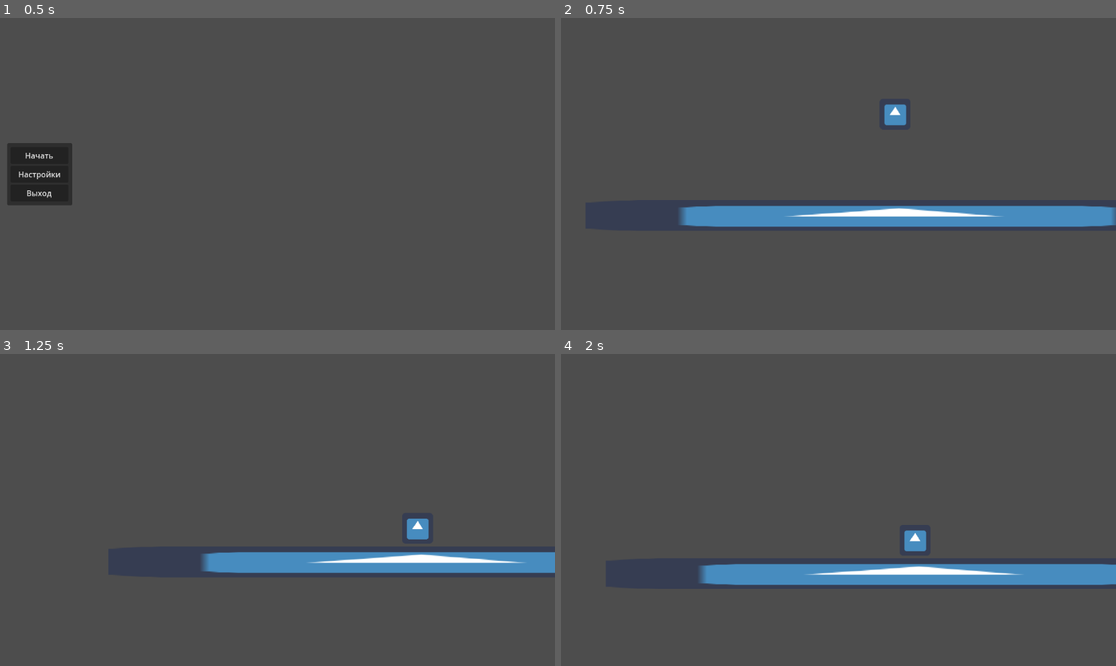
Above: before the commit, frames 1-4 (two rows, left to right).
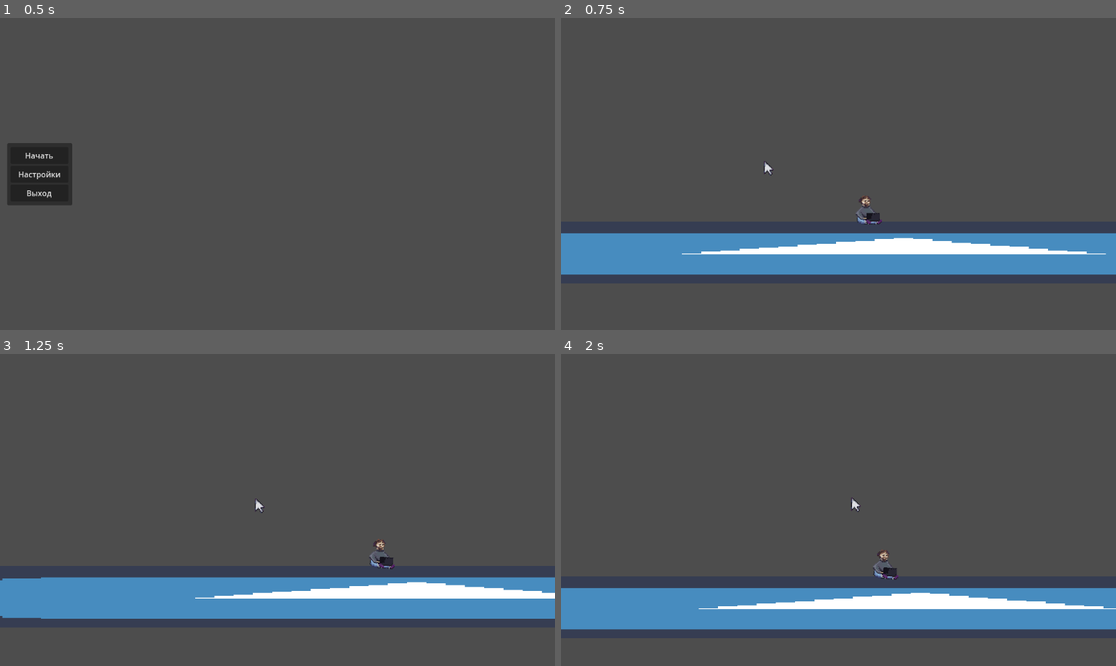
Above: after the commit, the same moments.

Repository: EGOPOS/Rule-Jam
Game: Godot game, scene res://game/userInterface/main_menu.tscn
The game is run twice, just before and just after one commit, with the same random seed, the same clock (stepped at 60 frames per second) and the same inputs. The engine's default icon, where the game draws it, is replaced by a stand-in: a white triangle on a blue panel in a dark square.
Inputs (mouse positions are in pixels of both pictures, inside the frame that each line leads up to):
- Up to frame 1 (0.5 s): no input
- Up to frame 2 (0.75 s): click "Начать" at 0.5 s
- Up to frame 3 (1.25 s): no input
- Up to frame 4 (2 s): move the mouse to (960, 494) at 1.27 s; press the mouse at (960, 494) at 1.28 s

Frame 1 is identical in both runs. In frame 2, 19% of the frame differs, in the area x 0-100%, y 27-83%; in frame 3, 18%; in frame 4, 19%.

Commit message:
fisash graphics and other

Diff:
--- a/game/cursor.tscn
+++ /dev/null
@@ -1,46 +0,0 @@
-[gd_scene load_steps=8 format=3 uid="uid://cmheqedjkgxtw"]
-
-[ext_resource type="Script" path="res://game/cursor/cursor.gd" id="1_dhaxj"]
-
-[sub_resource type="CircleShape2D" id="CircleShape2D_lwswd"]
-
-[sub_resource type="CircleShape2D" id="CircleShape2D_n1rah"]
-radius = 9.0
-
-[sub_resource type="Animation" id="Animation_jdaap"]
-resource_name = "catch"
-
-[sub_resource type="Animation" id="Animation_4gw5f"]
-resource_name = "idle"
-
-[sub_resource type="Animation" id="Animation_chxmg"]
-resource_name = "ready_to_catch"
-
-[sub_resource type="AnimationLibrary" id="AnimationLibrary_rl53h"]
-_data = {
-"catch": SubResource("Animation_jdaap"),
-"idle": SubResource("Animation_4gw5f"),
-"ready_to_catch": SubResource("Animation_chxmg")
-}
-
-[node name="Cursor" type="CharacterBody2D"]
-collision_layer = 2
-collision_mask = 3
-script = ExtResource("1_dhaxj")
-speed = 400.0
-
-[node name="CollisionShape2D" type="CollisionShape2D" parent="."]
-shape = SubResource("CircleShape2D_lwswd")
-
-[node name="GrabArea2D" type="Area2D" parent="."]
-collision_layer = 4
-collision_mask = 4
-
-[node name="CollisionShape2D" type="CollisionShape2D" parent="GrabArea2D"]
-position = Vector2(7, -7)
-shape = SubResource("CircleShape2D_n1rah")
-
-[node name="AnimationPlayer" type="AnimationPlayer" parent="."]
-libraries = {
-"": SubResource("AnimationLibrary_rl53h")
-}
--- a/game/cursor/cursor.gd
+++ b/game/cursor/cursor.gd
@@ -8,34 +8,56 @@
 @onready var grab_area = $GrabArea2D
 var object_to_grab: RigidBody2D
 
+@onready var animation_player = $AnimationPlayer
+
 func _ready():
 	grab_area.body_entered.connect(on_grab_enterd)
 	grab_area.body_exited.connect(on_grab_exited)
+	if grab_area.get_overlapping_bodies().size():
+		object_to_grab = grab_area.get_overlapping_bodies().size()[0]
 
 func on_grab_enterd(body):
 	object_to_grab = body
 
 func on_grab_exited(body):
 	await get_tree().physics_frame
-	object_to_grab.freeze = false
-	object_to_grab.sleeping = false
+	if object_to_grab:
+		ungrab()
 	object_to_grab = null
 
-
-func _process(delta):
-	#global_position = global_position.lerp(get_global_mouse_position(), delta * speed)
+func _physics_process(delta):
 	var target_delta = get_global_mouse_position() - global_position
 	var direction = target_delta.normalized()
 	velocity = direction * delta * speed * target_delta.length()
 	move_and_slide()
 
-	if not object_to_grab: return
+	if not object_to_grab:
+		animation_player.play("idle")
+		return
 
 	if Input.is_action_just_pressed("grab"):
-		object_to_grab.freeze = true
+		grab()
 
 	if Input.is_action_pressed("grab"):
-		object_to_grab.global_position = object_to_grab.global_position.lerp(global_position, delta * grabbing_speed)
+		#object_to_grab.global_position += direction * delta * grabbing_speed * target_delta.length()
+		object_to_grab.linear_velocity = direction * delta * grabbing_speed * target_delta.length()
+		animation_player.play("catch")
+		grab()
+	else:
+		animation_player.play("ready_to_catch")
 
 	if Input.is_action_just_released("grab"):
-		object_to_grab.freeze = false
+		ungrab()
+
+func grab():
+	object_to_grab.gravity_scale = 0
+	#object_to_grab.freeze = true
+	if object_to_grab is Geek:
+		object_to_grab.hand(global_position)
+
+func ungrab():
+	object_to_grab.gravity_scale = 1
+	object_to_grab.freeze = false
+	object_to_grab.sleeping = false
+	if object_to_grab is Geek:
+		object_to_grab.sit()
--- /dev/null
+++ b/game/cursor/cursor.tscn
@@ -0,0 +1,107 @@
+[gd_scene load_steps=10 format=3 uid="uid://cmheqedjkgxtw"]
+
+[ext_resource type="Script" path="res://game/cursor/cursor.gd" id="1_a30u1"]
+[ext_resource type="Texture2D" uid="uid://dymufetmmp5wy" path="res://assets/cursor.png" id="2_8wn0t"]
+
+[sub_resource type="CircleShape2D" id="CircleShape2D_lwswd"]
+
+[sub_resource type="CircleShape2D" id="CircleShape2D_n1rah"]
+radius = 9.0
+
+[sub_resource type="Animation" id="Animation_fymf2"]
+length = 0.001
+tracks/0/type = "value"
+tracks/0/imported = false
+tracks/0/enabled = true
+tracks/0/path = NodePath("Sprite2D:frame")
+tracks/0/interp = 1
+tracks/0/loop_wrap = true
+tracks/0/keys = {
+"times": PackedFloat32Array(0),
+"transitions": PackedFloat32Array(1),
+"update": 1,
+"values": [1]
+}
+
+[sub_resource type="Animation" id="Animation_jdaap"]
+resource_name = "catch"
+tracks/0/type = "value"
+tracks/0/imported = false
+tracks/0/enabled = true
+tracks/0/path = NodePath("Sprite2D:frame")
+tracks/0/interp = 1
+tracks/0/loop_wrap = true
+tracks/0/keys = {
+"times": PackedFloat32Array(0),
+"transitions": PackedFloat32Array(1),
+"update": 1,
+"values": [2]
+}
+
+[sub_resource type="Animation" id="Animation_4gw5f"]
+resource_name = "idle"
+tracks/0/type = "value"
+tracks/0/imported = false
+tracks/0/enabled = true
+tracks/0/path = NodePath("Sprite2D:frame")
+tracks/0/interp = 1
+tracks/0/loop_wrap = true
+tracks/0/keys = {
+"times": PackedFloat32Array(0),
+"transitions": PackedFloat32Array(1),
+"update": 1,
+"values": [0]
+}
+
+[sub_resource type="Animation" id="Animation_chxmg"]
+resource_name = "ready_to_catch"
+tracks/0/type = "value"
+tracks/0/imported = false
+tracks/0/enabled = true
+tracks/0/path = NodePath("Sprite2D:frame")
+tracks/0/interp = 1
+tracks/0/loop_wrap = true
+tracks/0/keys = {
+"times": PackedFloat32Array(0),
+"transitions": PackedFloat32Array(1),
+"update": 1,
+"values": [1]
+}
+
+[sub_resource type="AnimationLibrary" id="AnimationLibrary_rl53h"]
+_data = {
+"RESET": SubResource("Animation_fymf2"),
+"catch": SubResource("Animation_jdaap"),
+"idle": SubResource("Animation_4gw5f"),
+"ready_to_catch": SubResource("Animation_chxmg")
+}
+
+[node name="Cursor" type="CharacterBody2D"]
+collision_layer = 2
+collision_mask = 3
+script = ExtResource("1_a30u1")
+speed = 400.0
+grabbing_speed = 400.0
+
+[node name="CollisionShape2D" type="CollisionShape2D" parent="."]
+shape = SubResource("CircleShape2D_lwswd")
+
+[node name="GrabArea2D" type="Area2D" parent="."]
+collision_layer = 4
+collision_mask = 4
+
+[node name="CollisionShape2D" type="CollisionShape2D" parent="GrabArea2D"]
+position = Vector2(-4, -3)
+shape = SubResource("CircleShape2D_n1rah")
+
+[node name="Sprite2D" type="Sprite2D" parent="."]
+z_index = 1
+texture_filter = 1
+texture = ExtResource("2_8wn0t")
+hframes = 3
+frame = 1
+
+[node name="AnimationPlayer" type="AnimationPlayer" parent="."]
+libraries = {
+"": SubResource("AnimationLibrary_rl53h")
+}
--- /dev/null
+++ b/game/geek/geek.gd
@@ -0,0 +1,26 @@
+class_name Geek extends RigidBody2D
+
+@onready var animation_player = $AnimationPlayer
+@onready var sprite = $Sprite2D
+@onready var sitting_collision = $SittingCollisionShape2D
+@onready var handing_collision = $HandingCollisionShape2D2
+@onready var marker = $Marker2D
+
+func _ready():
+	animation_player.play("sitting")
+
+func hand(cursor_position):
+	#sprite.position = lerp(sprite.position, sprite.to_local(cursor_position), get_physics_process_delta_time() * 8.0)
+	#sitting_collision.position = lerp(sitting_collision.position, sprite.to_local(cursor_position), get_physics_process_delta_time() * 8.0)
+	#handing_collision.position = lerp(handing_collision.position, sprite.to_local(cursor_position), get_physics_process_delta_time() * 8.0)
+	#get_tree().create_tween().tween_property(self, "position", -marker.position, 0.3)
+	get_tree().create_tween().tween_property(sprite, "position", -marker.position + sprite.to_local(cursor_position)+Vector2(0, 50), 0.3)
+	get_tree().create_tween().tween_property(sitting_collision, "position", -marker.position + sitting_collision.to_local(cursor_position)+Vector2(0, 50), 0.3)
+	get_tree().create_tween().tween_property(handing_collision, "position", -marker.position + handing_collision.to_local(cursor_position)+Vector2(0, 50), 0.3)
+	animation_player.play("handing")
+
+func sit():
+	get_tree().create_tween().tween_property(sprite, "position", Vector2(), 0.3)
+	get_tree().create_tween().tween_property(sitting_collision, "position", Vector2(-0.5, 11), 0.3)
+	get_tree().create_tween().tween_property(handing_collision, "position", Vector2(-0.5, 0), 0.3)
+	animation_player.play("sitting")
--- /dev/null
+++ b/game/geek/geek.tscn
@@ -0,0 +1,195 @@
+[gd_scene load_steps=9 format=3 uid="uid://cisx3ahfbdwml"]
+
+[ext_resource type="Script" path="res://game/geek/geek.gd" id="1_2g472"]
+[ext_resource type="Texture2D" uid="uid://enojkc40ecrx" path="res://assets/geek.png" id="2_1te80"]
+
+[sub_resource type="Animation" id="Animation_suhcx"]
+length = 0.001
+tracks/0/type = "value"
+tracks/0/imported = false
+tracks/0/enabled = true
+tracks/0/path = NodePath("Sprite2D:frame")
+tracks/0/interp = 1
+tracks/0/loop_wrap = true
+tracks/0/keys = {
+"times": PackedFloat32Array(0),
+"transitions": PackedFloat32Array(1),
+"update": 1,
+"values": [4]
+}
+tracks/1/type = "value"
+tracks/1/imported = false
+tracks/1/enabled = true
+tracks/1/path = NodePath("SittingCollisionShape2D:disabled")
+tracks/1/interp = 1
+tracks/1/loop_wrap = true
+tracks/1/keys = {
+"times": PackedFloat32Array(0),
+"transitions": PackedFloat32Array(1),
+"update": 1,
+"values": [false]
+}
+tracks/2/type = "value"
+tracks/2/imported = false
+tracks/2/enabled = true
+tracks/2/path = NodePath("HandingCollisionShape2D2:disabled")
+tracks/2/interp = 1
+tracks/2/loop_wrap = true
+tracks/2/keys = {
+"times": PackedFloat32Array(0),
+"transitions": PackedFloat32Array(1),
+"update": 1,
+"values": [true]
+}
+tracks/3/type = "value"
+tracks/3/imported = false
+tracks/3/enabled = true
+tracks/3/path = NodePath(".:center_of_mass")
+tracks/3/interp = 1
+tracks/3/loop_wrap = true
+tracks/3/keys = {
+"times": PackedFloat32Array(0),
+"transitions": PackedFloat32Array(1),
+"update": 0,
+"values": [Vector2(0, 20)]
+}
+
+[sub_resource type="Animation" id="Animation_c6dqr"]
+resource_name = "handing"
+length = 0.4
+loop_mode = 1
+tracks/0/type = "value"
+tracks/0/imported = false
+tracks/0/enabled = true
+tracks/0/path = NodePath("Sprite2D:frame")
+tracks/0/interp = 1
+tracks/0/loop_wrap = true
+tracks/0/keys = {
+"times": PackedFloat32Array(0, 0.1, 0.2, 0.3),
+"transitions": PackedFloat32Array(1, 1, 1, 1),
+"update": 1,
+"values": [0, 1, 2, 3]
+}
+tracks/1/type = "value"
+tracks/1/imported = false
+tracks/1/enabled = true
+tracks/1/path = NodePath("HandingCollisionShape2D2:disabled")
+tracks/1/interp = 1
+tracks/1/loop_wrap = true
+tracks/1/keys = {
+"times": PackedFloat32Array(0),
+"transitions": PackedFloat32Array(1),
+"update": 1,
+"values": [false]
+}
+tracks/2/type = "value"
+tracks/2/imported = false
+tracks/2/enabled = false
+tracks/2/path = NodePath("SittingCollisionShape2D:disabled")
+tracks/2/interp = 1
+tracks/2/loop_wrap = true
+tracks/2/keys = {
+"times": PackedFloat32Array(0),
+"transitions": PackedFloat32Array(1),
+"update": 1,
+"values": [true]
+}
+
+[sub_resource type="Animation" id="Animation_6klla"]
+resource_name = "sitting"
+length = 0.4
+loop_mode = 1
+tracks/0/type = "value"
+tracks/0/imported = false
+tracks/0/enabled = true
+tracks/0/path = NodePath("Sprite2D:frame")
+tracks/0/interp = 1
+tracks/0/loop_wrap = true
+tracks/0/keys = {
+"times": PackedFloat32Array(0, 0.1, 0.2, 0.3),
+"transitions": PackedFloat32Array(1, 1, 1, 1),
+"update": 1,
+"values": [4, 5, 6, 7]
+}
+tracks/1/type = "value"
+tracks/1/imported = false
+tracks/1/enabled = true
+tracks/1/path = NodePath("SittingCollisionShape2D:disabled")
+tracks/1/interp = 1
+tracks/1/loop_wrap = true
+tracks/1/keys = {
+"times": PackedFloat32Array(0),
+"transitions": PackedFloat32Array(1),
+"update": 1,
+"values": [false]
+}
+tracks/2/type = "value"
+tracks/2/imported = false
+tracks/2/enabled = true
+tracks/2/path = NodePath("HandingCollisionShape2D2:disabled")
+tracks/2/interp = 1
+tracks/2/loop_wrap = true
+tracks/2/keys = {
+"times": PackedFloat32Array(0),
+"transitions": PackedFloat32Array(1),
+"update": 1,
+"values": [true]
+}
+tracks/3/type = "value"
+tracks/3/imported = false
+tracks/3/enabled = true
+tracks/3/path = NodePath(".:center_of_mass")
+tracks/3/interp = 1
+tracks/3/loop_wrap = true
+tracks/3/keys = {
+"times": PackedFloat32Array(0),
+"transitions": PackedFloat32Array(1),
+"update": 0,
+"values": [Vector2(0, 20)]
+}
+
+[sub_resource type="AnimationLibrary" id="AnimationLibrary_dx5lg"]
+_data = {
+"RESET": SubResource("Animation_suhcx"),
+"handing": SubResource("Animation_c6dqr"),
+"sitting": SubResource("Animation_6klla")
+}
+
+[sub_resource type="CircleShape2D" id="CircleShape2D_scmax"]
+radius = 14.5344
+
+[sub_resource type="CapsuleShape2D" id="CapsuleShape2D_vsjpa"]
+radius = 11.5
+height = 50.0
+
+[node name="Geek" type="RigidBody2D"]
+collision_layer = 4
+collision_mask = 5
+mass = 120.0
+center_of_mass_mode = 1
+center_of_mass = Vector2(0, 20)
+freeze_mode = 1
+script = ExtResource("1_2g472")
+
+[node name="Sprite2D" type="Sprite2D" parent="."]
+texture = ExtResource("2_1te80")
+hframes = 8
+frame = 4
+
+[node name="AnimationPlayer" type="AnimationPlayer" parent="."]
+libraries = {
+"": SubResource("AnimationLibrary_dx5lg")
+}
+speed_scale = 0.6
+
+[node name="SittingCollisionShape2D" type="CollisionShape2D" parent="."]
+position = Vector2(-0.5, 11)
+shape = SubResource("CircleShape2D_scmax")
+
+[node name="HandingCollisionShape2D2" type="CollisionShape2D" parent="."]
+position = Vector2(-0.5, 0)
+shape = SubResource("CapsuleShape2D_vsjpa")
+disabled = true
+
+[node name="Marker2D" type="Marker2D" parent="."]
+position = Vector2(0, -15)
--- a/game/levels/base_level.tscn
+++ b/game/levels/base_level.tscn
@@ -1,8 +1,9 @@
-[gd_scene load_steps=4 format=3 uid="uid://vsn5pfn6vssf"]
+[gd_scene load_steps=5 format=3 uid="uid://vsn5pfn6vssf"]
 
-[ext_resource type="PackedScene" uid="uid://cmheqedjkgxtw" path="res://game/cursor.tscn" id="1_bjuea"]
 [ext_resource type="Script" path="res://game/levels/level.gd" id="1_w8uqr"]
 [ext_resource type="Script" path="res://game/levels/level_camera.gd" id="2_s63rc"]
+[ext_resource type="PackedScene" uid="uid://cmheqedjkgxtw" path="res://game/cursor/cursor.tscn" id="2_yjyjy"]
+[ext_resource type="PackedScene" uid="uid://cisx3ahfbdwml" path="res://game/geek/geek.tscn" id="4_8d61n"]
 
 [node name="BaseLevel" type="Node"]
 script = ExtResource("1_w8uqr")
@@ -11,9 +12,12 @@
 
 [node name="WorldEnvironment" type="WorldEnvironment" parent="world"]
 
-[node name="Cursor" parent="world" instance=ExtResource("1_bjuea")]
+[node name="Cursor" parent="world" instance=ExtResource("2_yjyjy")]
 
 [node name="Camera2D" type="Camera2D" parent="world" node_paths=PackedStringArray("cursor")]
+zoom = Vector2(2, 2)
 script = ExtResource("2_s63rc")
 cursor = NodePath("../Cursor")
 smoothing = 2.0
+
+[node name="Geek" parent="world" instance=ExtResource("4_8d61n")]
--- a/game/levels/level_camera.gd
+++ b/game/levels/level_camera.gd
@@ -8,7 +8,7 @@
 func _ready():
 	global_position = cursor.global_position
 
-func _process(delta):
+func _physics_process(delta):
 	if (global_position - cursor.global_position).length() > 20.0:
 		global_position = global_position.lerp(cursor.global_position, delta * (1/smoothing)*10)
 		var new_mouse_position = lerp(get_window().get_mouse_position(), Vector2(get_viewport().size/2), delta * (1/smoothing)*10)
--- a/game/levels/test_level.tscn
+++ b/game/levels/test_level.tscn
@@ -1,13 +1,10 @@
-[gd_scene load_steps=5 format=3 uid="uid://4cuhuc420kla"]
+[gd_scene load_steps=4 format=3 uid="uid://4cuhuc420kla"]
 
 [ext_resource type="PackedScene" uid="uid://vsn5pfn6vssf" path="res://game/levels/base_level.tscn" id="1_q47o5"]
 [ext_resource type="Texture2D" uid="uid://o5norl3r75jn" path="res://icon.png" id="2_0c3qp"]
 
 [sub_resource type="RectangleShape2D" id="RectangleShape2D_471ud"]
 size = Vector2(63.6, 60)
-
-[sub_resource type="CircleShape2D" id="CircleShape2D_0e3bi"]
-radius = 40.0
 
 [node name="TestLevel" instance=ExtResource("1_q47o5")]
 
@@ -22,16 +19,46 @@
 position = Vector2(-0.0499992, 0)
 shape = SubResource("RectangleShape2D_471ud")
 
-[node name="Cursor" parent="world" index="2"]
+[node name="StaticBody2D2" type="StaticBody2D" parent="world" index="2"]
+position = Vector2(561, 29)
+scale = Vector2(20, 1)
+
+[node name="Icon" type="Sprite2D" parent="world/StaticBody2D2" index="0"]
+texture = ExtResource("2_0c3qp")
+
+[node name="CollisionShape2D" type="CollisionShape2D" parent="world/StaticBody2D2" index="1"]
+position = Vector2(-0.0499992, 0)
+shape = SubResource("RectangleShape2D_471ud")
+
+[node name="StaticBody2D3" type="StaticBody2D" parent="world" index="3"]
+position = Vector2(-15.9999, 252)
+rotation = -1.57163
+scale = Vector2(20, 1)
+
+[node name="Icon" type="Sprite2D" parent="world/StaticBody2D3" index="0"]
+texture = ExtResource("2_0c3qp")
+
+[node name="CollisionShape2D" type="CollisionShape2D" parent="world/StaticBody2D3" index="1"]
+position = Vector2(-0.0499992, 0)
+shape = SubResource("RectangleShape2D_471ud")
+
+[node name="StaticBody2D4" type="StaticBody2D" parent="world" index="4"]
+position = Vector2(1201, 255)
+rotation = -1.57163
+scale = Vector2(20, 1)
+
+[node name="Icon" type="Sprite2D" parent="world/StaticBody2D4" index="0"]
+texture = ExtResource("2_0c3qp")
+
+[node name="CollisionShape2D" type="CollisionShape2D" parent="world/StaticBody2D4" index="1"]
+position = Vector2(-0.0499992, 0)
+shape = SubResource("RectangleShape2D_471ud")
+
+[node name="Cursor" parent="world" index="5"]
 position = Vector2(597, 538)
 
-[node name="RigidBody2D" type="RigidBody2D" parent="world" index="4"]
-position = Vector2(599, 392)
-collision_layer = 4
-collision_mask = 5
+[node name="Camera2D" parent="world" index="6"]
+position = Vector2(599, 538)
 
-[node name="CollisionShape2D" type="CollisionShape2D" parent="world/RigidBody2D" index="0"]
-shape = SubResource("CircleShape2D_0e3bi")
-
-[node name="Sprite2D" type="Sprite2D" parent="world/RigidBody2D" index="1"]
-texture = ExtResource("2_0c3qp")
+[node name="Geek" parent="world" index="7"]
+position = Vector2(571, 555)
--- a/game/userInterface/main_menu.gd
+++ b/game/userInterface/main_menu.gd
@@ -9,6 +9,7 @@
 @export var started_scene: PackedScene
 
 func _ready():
+	Input.mouse_mode = Input.MOUSE_MODE_VISIBLE
 	var start = func():
 		get_tree().get_root().add_child(preload("res://game/userInterface/user_interface.tscn").instantiate())
 		get_tree().change_scene_to_packed(started_scene)
--- a/project.godot
+++ b/project.godot
@@ -32,3 +32,7 @@
 
 2d_physics/layer_2="player"
 2d_physics/layer_3="objects_and_enemies"
+
+[rendering]
+
+textures/canvas_textures/default_texture_filter=0
Binary file added: assets/cursor.png
Not shown, added: assets/cursor.png.import
Binary file added: assets/geek.png
Not shown, added: assets/geek.png.import
Binary file added: assets/geek_hanging.png
Not shown, added: assets/geek_hanging.png.import
Binary file added: assets/geek_idle.png
Not shown, added: assets/geek_idle.png.import
